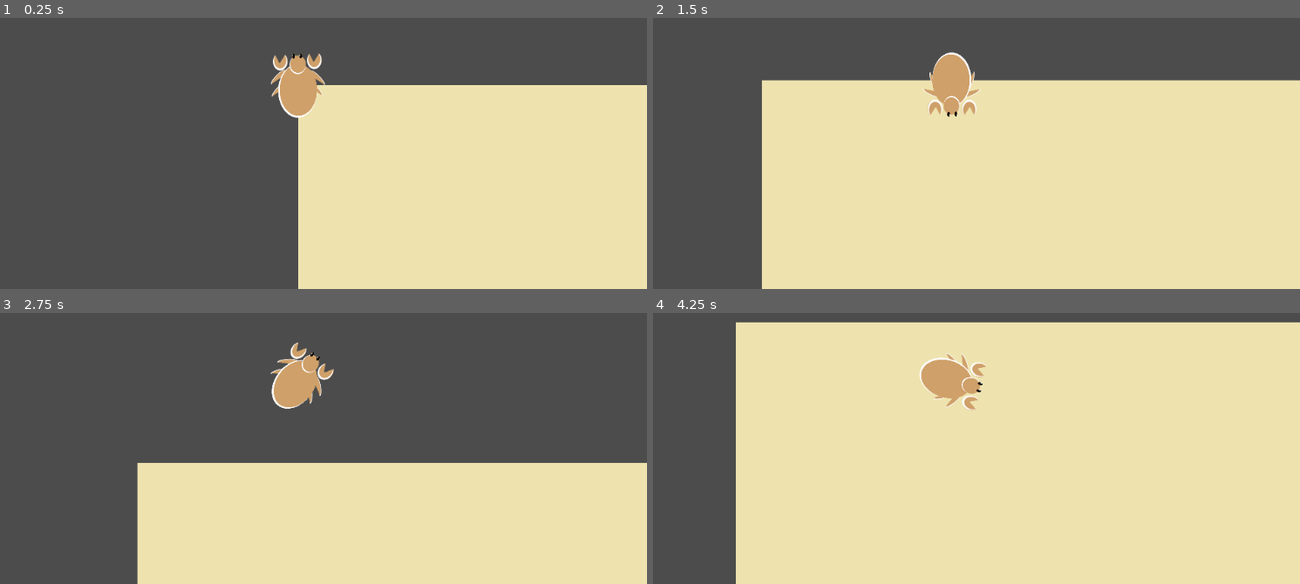
Above: before the commit, frames 1-4 (two rows, left to right).
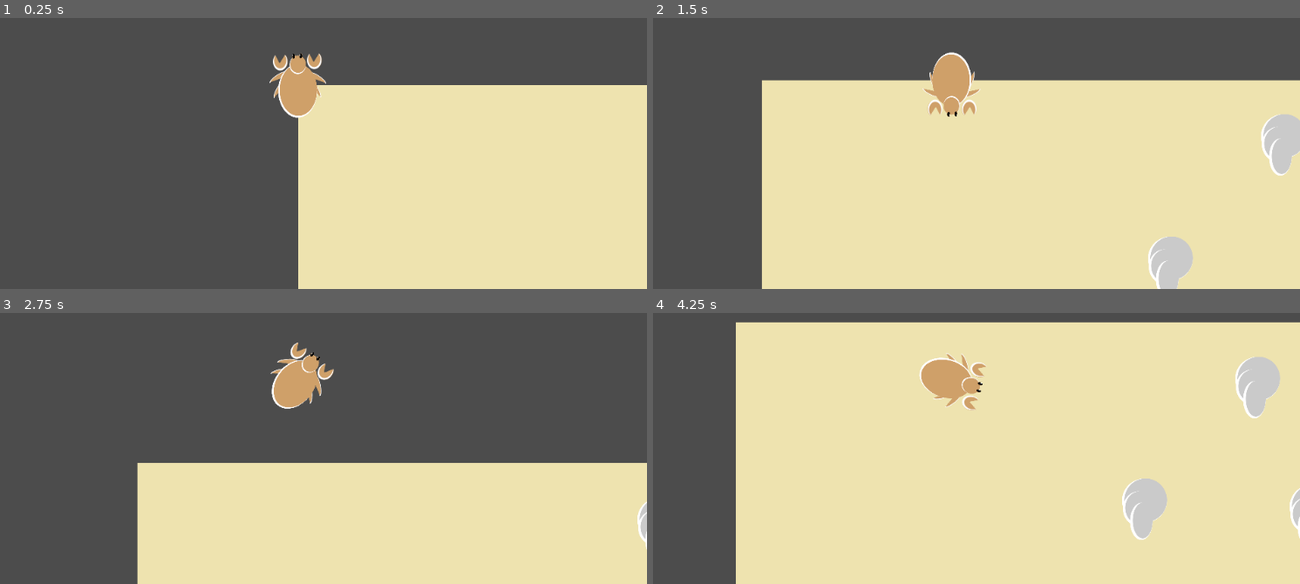
Above: after the commit, the same moments.

Repository: mtaubert/hermit
Game: Godot game, scene res://Scenes/Game.tscn
Two runs of this game, one before a commit and one after it. Both use one fixed random seed, a clock stepped at 60 frames per second and the inputs below. Before the commit the project has no main scene; this scene is started directly in both runs.
Inputs (mouse positions are in pixels of both pictures, inside the frame that each line leads up to):
- Up to frame 1 (0.25 s): no input
- Up to frame 2 (1.5 s): move the mouse to (1105, 64) at 0.52 s; hold D (move_right) 0.53-1.28 s; hold F (interact, bound only after the commit) 0.53-1.28 s; click (1105, 64) at 0.67 s; move the mouse to (814, 104) at 1.27 s; hold S (move_down) from 1.28 s (still down); tap F (interact, bound only after the commit) at 1.35 s; click (814, 104) at 1.42 s
- Up to frame 3 (2.75 s): move the mouse to (outside the picture) at 2.02 s; release S (move_down) at 2.03 s; hold D (move_right) from 2.03 s (still down); hold F (interact, bound only after the commit) from 2.03 s (still down); click (outside the picture) at 2.17 s
- Up to frame 4 (4.25 s): move the mouse to (918, 462) at 2.77 s; release D (move_right) at 2.78 s; release F (interact, bound only after the commit) at 2.78 s; hold W (move_up) 2.78-3.53 s; tap F (interact, bound only after the commit) at 2.85 s; click (918, 462) at 2.92 s; move the mouse to (1157, 440) at 3.52 s; hold A (move_left) from 3.53 s (still down); hold F (interact, bound only after the commit) from 3.53 s (still down); click (1157, 440) at 3.67 s

The runs differ from the first frame. In frame 1, less than 0.1% of the frame differs, in the area x 41-51%, y 18-30%; in frame 2, 2.1%; in frame 3, 0.2%; in frame 4, 2.4%, in the area x 72-100%, y 16-84%.

Commit message:
added shell pickup primitve

Diff:
--- a/Scenes/Game.tscn
+++ b/Scenes/Game.tscn
@@ -1,9 +1,10 @@
-[gd_scene load_steps=5 format=2]
+[gd_scene load_steps=6 format=2]
 
 [ext_resource path="res://Scripts/Game.gd" type="Script" id=1]
 [ext_resource path="res://Assets/world_tiles.tres" type="TileSet" id=2]
 [ext_resource path="res://Scripts/World.gd" type="Script" id=3]
-[ext_resource path="res://Scenes/Prefabs/player_crab.tscn" type="PackedScene" id=4]
+[ext_resource path="res://Scenes/Prefabs/collectible_shell.tscn" type="PackedScene" id=4]
+[ext_resource path="res://Scenes/Prefabs/player_crab.tscn" type="PackedScene" id=5]
 
 [node name="Game" type="Node2D"]
 script = ExtResource( 1 )
@@ -16,7 +17,16 @@
 
 [node name="Sorter" type="YSort" parent="World"]
 
-[node name="Node2D" parent="World/Sorter" instance=ExtResource( 4 )]
+[node name="shell" parent="World/Sorter" instance=ExtResource( 4 )]
+position = Vector2( 772.71, 95.2004 )
+
+[node name="shell2" parent="World/Sorter" instance=ExtResource( 4 )]
+position = Vector2( 606.109, 274.495 )
+
+[node name="shell3" parent="World/Sorter" instance=ExtResource( 4 )]
+position = Vector2( 852.044, 284.015 )
+
+[node name="Node2D" parent="World/Sorter" instance=ExtResource( 5 )]
 
 [node name="Temp_Camera" type="Camera2D" parent="."]
 position = Vector2( 5140.88, 2990.27 )
--- /dev/null
+++ b/Scenes/Prefabs/collectible_shell.tscn
@@ -0,0 +1,26 @@
+[gd_scene load_steps=4 format=2]
+
+[ext_resource path="res://Scripts/shell.gd" type="Script" id=1]
+[ext_resource path="res://Assets/shell_1.png" type="Texture" id=2]
+
+[sub_resource type="CircleShape2D" id=1]
+radius = 70.0
+
+[node name="Node2D" type="Node2D" groups=[
+"collectible",
+]]
+script = ExtResource( 1 )
+
+[node name="Area2D" type="Area2D" parent="."]
+
+[node name="CollisionShape2D" type="CollisionShape2D" parent="Area2D"]
+shape = SubResource( 1 )
+
+[node name="Sprite" type="Sprite" parent="Area2D"]
+scale = Vector2( 0.25, 0.25 )
+texture = ExtResource( 2 )
+
+[connection signal="area_entered" from="Area2D" to="." method="_on_Area2D_area_entered"]
+[connection signal="area_exited" from="Area2D" to="." method="_on_Area2D_area_exited"]
+[connection signal="body_entered" from="Area2D" to="." method="_on_Area2D_body_entered"]
+[connection signal="body_exited" from="Area2D" to="." method="_on_Area2D_body_exited"]
--- a/Scenes/Prefabs/player_crab.tscn
+++ b/Scenes/Prefabs/player_crab.tscn
@@ -7,6 +7,8 @@
 [ext_resource path="res://Assets/crab_head.png" type="Texture" id=5]
 [ext_resource path="res://Assets/scuttle.tres" type="Animation" id=6]
 [ext_resource path="res://Assets/idle_claw.tres" type="Animation" id=7]
+[ext_resource path="res://Assets/shell_2.png" type="Texture" id=8]
+[ext_resource path="res://Assets/shell_3.png" type="Texture" id=9]
 
 [sub_resource type="CapsuleShape2D" id=1]
 radius = 35.7718
@@ -25,7 +27,7 @@
 position = Vector2( -25, -35 )
 scale = Vector2( 0.5, 0.5 )
 texture = ExtResource( 2 )
-offset = Vector2( 0, -3.22349 )
+offset = Vector2( 0, 1.50028 )
 region_enabled = true
 region_rect = Rect2( 270, 0, 100, 100 )
 
@@ -38,7 +40,7 @@
 
 [node name="l_leg1" type="Sprite" parent="KinematicBody2D/Node2D"]
 position = Vector2( -28.6571, 6.28142 )
-rotation = 0.77601
+rotation = 0.523868
 scale = Vector2( 0.4, 0.4 )
 texture = ExtResource( 3 )
 region_enabled = true
@@ -46,7 +48,7 @@
 
 [node name="r_leg1" type="Sprite" parent="KinematicBody2D/Node2D"]
 position = Vector2( 25.927, 5.80486 )
-rotation = -0.777077
+rotation = -0.527719
 scale = Vector2( 0.4, 0.4 )
 texture = ExtResource( 3 )
 flip_h = true
@@ -55,7 +57,7 @@
 
 [node name="r_leg2" type="Sprite" parent="KinematicBody2D/Node2D"]
 position = Vector2( 28.9745, -10.6817 )
-rotation = -0.776104
+rotation = -0.979509
 scale = Vector2( 0.4, 0.4 )
 texture = ExtResource( 3 )
 flip_h = true
@@ -64,7 +66,7 @@
 
 [node name="l_leg2" type="Sprite" parent="KinematicBody2D/Node2D"]
 position = Vector2( -29.9736, -11.5434 )
-rotation = 0.776104
+rotation = 0.979509
 scale = Vector2( 0.4, 0.4 )
 texture = ExtResource( 3 )
 region_enabled = true
@@ -85,6 +87,23 @@
 autoplay = "idle"
 anims/idle = ExtResource( 7 )
 
+[node name="shell" type="Sprite" parent="KinematicBody2D/Node2D"]
+position = Vector2( 5.28662, 25.9104 )
+scale = Vector2( 0.25, 0.25 )
+
+[node name="shell2" type="Sprite" parent="KinematicBody2D/Node2D"]
+visible = false
+position = Vector2( -1.52588e-005, 10.5659 )
+scale = Vector2( 0.2, 0.2 )
+texture = ExtResource( 8 )
+
+[node name="shell3" type="Sprite" parent="KinematicBody2D/Node2D"]
+visible = false
+position = Vector2( 25.3732, 30.511 )
+rotation = -0.349066
+scale = Vector2( 0.3, 0.3 )
+texture = ExtResource( 9 )
+
 [node name="Camera2D" type="Camera2D" parent="KinematicBody2D"]
 current = true
 
--- a/Scripts/Global_Scripts/player_crab.gd
+++ b/Scripts/Global_Scripts/player_crab.gd
@@ -11,13 +11,18 @@
 var attacking = false
 var lock_input = false
 var can_attack = true
+var collectibles
+var pickup_option = null
+var shell
 
 func _ready():
 	$attack_cooldown.wait_time = ATTACK_COOLDOWN + ATTACK_SPEED
+	connect_collectibles()
 
 func _process(delta):
 	if not lock_input:
 		velocity = handle_movement()
+		handle_other_controls()
 		$KinematicBody2D.move_and_slide(velocity)
 
 """
@@ -65,6 +70,7 @@
 	 ATTACK_SPEED, Tween.TRANS_BACK, Tween.EASE_IN)
 	$attack_tween.start()
 
+#handle mouse inputs for attacks
 func _input(event):
 # Mouse in viewport coordinates
 	if not lock_input:
@@ -81,10 +87,30 @@
 		if attacking:
 			look_to(target)
 
-#func _on_attack_tween_tween_completed(object, key):
-#	lock_input = false
 
-
+#when the attack cooldown is finished
 func _on_attack_cooldown_timeout():
 	can_attack = true
 	lock_input = false
+
+"""
+handle all non movement player controls. interaction hide and attack
+"""
+func handle_other_controls():
+	if pickup_option and Input.is_action_pressed("interact"):
+		shell = pickup_option.shell_texture
+		$KinematicBody2D/Node2D/shell.texture = shell
+		pickup_option.queue_free()
+
+
+func pickup(item):
+	pickup_option = item
+
+func cant_pickup():
+	pickup_option = null
+
+func connect_collectibles():
+	collectibles = get_tree().get_nodes_in_group("collectible")
+	for item in collectibles:
+		item.connect("can_pickup", self, "pickup")
+		item.connect("cant_pickup", self, "cant_pickup")
--- /dev/null
+++ b/Scripts/shell.gd
@@ -0,0 +1,20 @@
+extends Node2D
+
+signal can_pickup(item)
+signal cant_pickup()
+
+onready var shell_texture = $Area2D/Sprite.texture
+# Called when the node enters the scene tree for the first time.
+func _ready():
+	pass # Replace with function body.
+
+
+func _on_Area2D_body_entered(body):
+
+	emit_signal("can_pickup", self)
+	$Area2D/Sprite.modulate.r = 255
+
+
+func _on_Area2D_body_exited(body):
+	emit_signal("cant_pickup")
+	$Area2D/Sprite.modulate.r = 0
--- a/project.godot
+++ b/project.godot
@@ -16,6 +16,7 @@
 [application]
 
 config/name="Hermit"
+run/main_scene="res://Scenes/Game.tscn"
 config/icon="res://icon.png"
 
 [autoload]
@@ -44,6 +45,11 @@
 "events": [ Object(InputEventKey,"resource_local_to_scene":false,"resource_name":"","device":0,"alt":false,"shift":false,"control":false,"meta":false,"command":false,"pressed":false,"scancode":68,"unicode":0,"echo":false,"script":null)
  ]
 }
+interact={
+"deadzone": 0.5,
+"events": [ Object(InputEventKey,"resource_local_to_scene":false,"resource_name":"","device":0,"alt":false,"shift":false,"control":false,"meta":false,"command":false,"pressed":false,"scancode":70,"unicode":0,"echo":false,"script":null)
+ ]
+}
 
 [rendering]
 
Not shown: 1 places in Scenes/Prefabs/player_crab.tscn that only renumber resources
